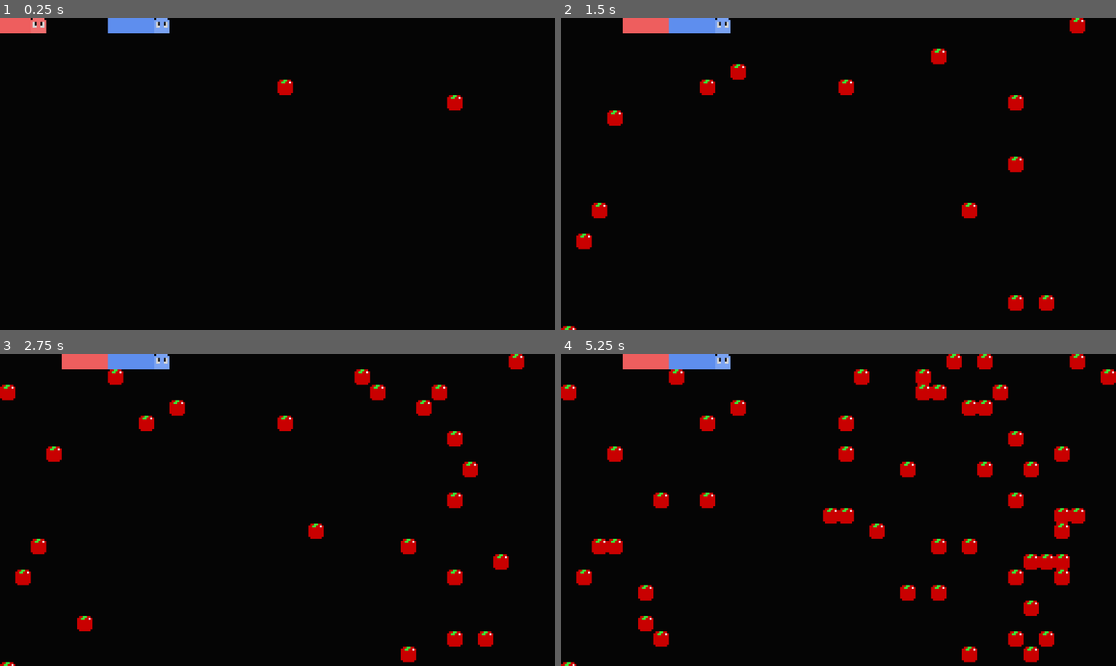
Above: before the commit, frames 1-4 (two rows, left to right).
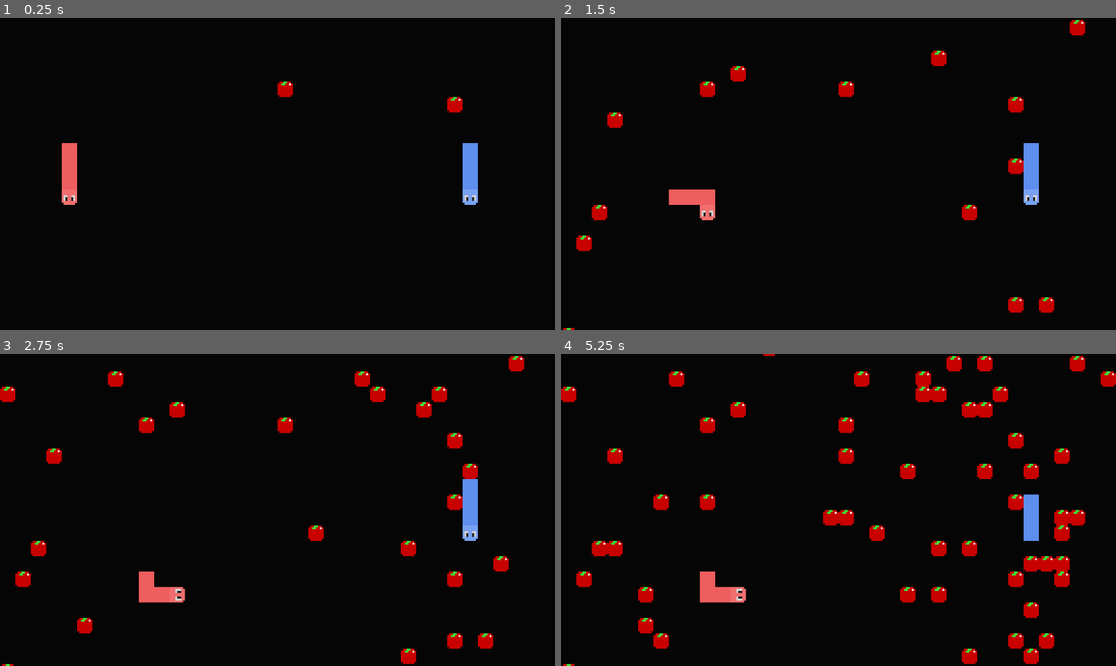
Above: after the commit, the same moments.

Repository: arrowira/MiniJam196Snake
Game: Godot game, scene res://scenes/main.tscn
The game is run twice, just before and just after one commit, with the same random seed, the same clock (stepped at 60 frames per second) and the same inputs.
Inputs:
- Up to frame 1 (0.25 s): no input
- Up to frame 2 (1.5 s): hold Right (p1right) 0.53-1.28 s; tap S (p2down) at 0.6 s; hold Down (p1down) from 1.28 s (still down); tap A (p2left) at 1.35 s
- Up to frame 3 (2.75 s): release Down (p1down) at 2.03 s; hold Right (p1right) from 2.03 s (still down); tap D (p2right) at 2.1 s
- Up to frame 4 (5.25 s): release Right (p1right) at 2.78 s; hold Up (p1up) 2.78-3.53 s; tap W (p2up) at 2.85 s; hold Left (p1left) 3.53-5.03 s; tap S (p2down) at 3.6 s; tap Enter at 4.25 s; tap A (p2left) at 4.35 s; hold Down (p1down) from 5.03 s (still down); tap D (p2right) at 5.1 s

The runs differ from the first frame. In frame 1, 2.1% of the frame differs, in the area x 0-87%, y 0-60%; in frame 2, 2.8%; in frame 3, 3.5%; in frame 4, 4.9%, in the area x 0-100%, y 0-100%.

Commit message:
snake positioning

Diff:
--- a/minijam-196-proj/scenes/main.tscn
+++ b/minijam-196-proj/scenes/main.tscn
@@ -8,10 +8,10 @@
 [node name="main" type="Node2D"]
 
 [node name="snakeA" parent="." instance=ExtResource("1_o5qli")]
-position = Vector2(64, 0)
+position = Vector2(128, 352)
 
 [node name="snakeB" parent="." instance=ExtResource("2_0wfyh")]
-position = Vector2(320, 0)
+position = Vector2(960, 352)
 
 [node name="AppleSpawner" parent="." instance=ExtResource("3_sugp2")]
 spawnSpeed = 2
@@ -20,3 +20,6 @@
 stream = ExtResource("4_jyhfs")
 volume_db = -19.939
 autoplay = true
+
+[node name="Camera2D" type="Camera2D" parent="."]
+position = Vector2(576, 320)
--- a/minijam-196-proj/scenes/snakeA.tscn
+++ b/minijam-196-proj/scenes/snakeA.tscn
@@ -15,6 +15,7 @@
 
 [node name="headTexture" type="Sprite2D" parent="head"]
 position = Vector2(16, 16)
+rotation = 3.1415927
 scale = Vector2(0.20000002, 0.19999999)
 texture = ExtResource("3_tq7ts")
 
--- a/minijam-196-proj/scenes/snakeB.tscn
+++ b/minijam-196-proj/scenes/snakeB.tscn
@@ -17,6 +17,7 @@
 
 [node name="headTexture" type="Sprite2D" parent="head"]
 position = Vector2(16, 16)
+rotation = 3.1415927
 scale = Vector2(0.19999999, 0.19999999)
 texture = ExtResource("4_km0su")
 
--- a/minijam-196-proj/scripts/snakeManager.gd
+++ b/minijam-196-proj/scripts/snakeManager.gd
@@ -6,7 +6,7 @@
 	snakeSegments.append($head.position)
 	for i in range(segments):
 		var newSegment := player1segment.instantiate()
-		var newSegmentPos := Vector2(-i*32-32,0)
+		var newSegmentPos := Vector2(0,-i*32-32)
 		newSegment.position = newSegmentPos
 		$segmentContainer.add_child(newSegment)
 		snakeSegments.append(newSegmentPos)
